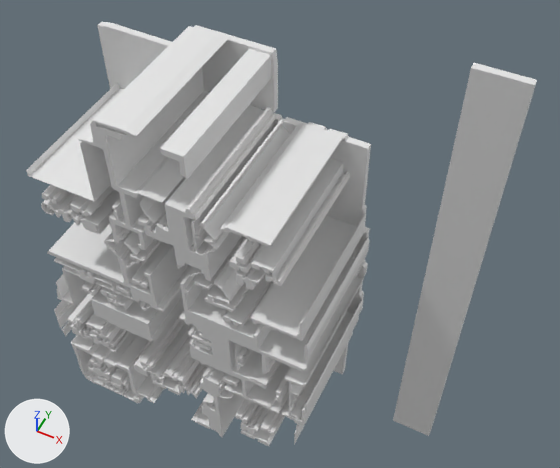
The glTF model version one/out_3d/4_5.glb, before and after one commit.
One viewpoint serves both versions: a camera (50 mm lens) standing at (11.05, -10.51, 18.71) and looking at (6.1, -0.61, 6.33). Arrows for +X, +Y and +Z are at lower left; the lights stay in place. Where no turn or scale is listed for an object, it has been applied to the vertices. Vertices at the same position are counted once.

Objects in the first picture: 'geometry_0'.
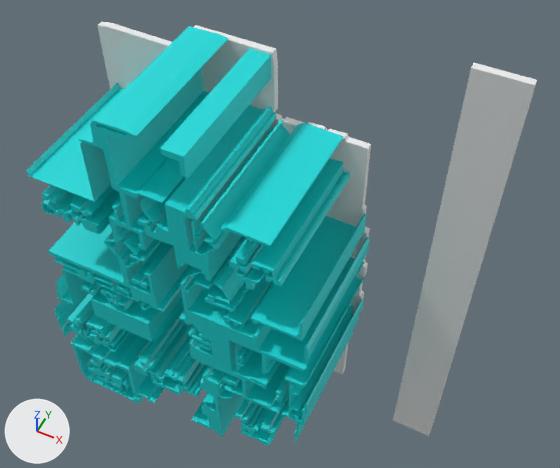
Pixel boxes (x1, y1, x2, y2) of what changed, in the pictures (560 x 468 px; the box of a moved part takes in the faces that stretch with it):
```json
{"part": 1, "of": "me_geometry_0", "change": "moved or reshaped", "before": [288, 389, 298, 416], "after": [289, 306, 354, 415]}
{"part": 2, "of": "me_geometry_0", "change": "recoloured", "before": [26, 24, 370, 446], "after": [26, 24, 370, 446], "on screen": "grey to cyan"}
```

Edits to the scene script, one JSON object a line:
```json
{"op": "add", "block": "mat_defaultmaterial", "code": ["mat_defaultmaterial = bpy.data.materials.new('DefaultMaterial')", "mat_defaultmaterial.use_nodes = True; mat_defaultmaterial.node_tree.nodes.clear()", "_N = mat_defaultmaterial.node_tree.nodes; _L = mat_defaultmaterial.node_tree.links", "n0 = _N.new('ShaderNodeOutputMaterial'); n0.name = 'Material Output'", "n1 = _N.new('ShaderNodeBsdfPrincipled'); n1.name = 'Principled BSDF'", "n2 = _N.new('ShaderNodeVertexColor'); n2.name = 'Color Attribute'", "_L.new(n1.outputs[0], n0.inputs[0])  # 'BSDF' to 'Surface'", "_L.new(n2.outputs[0], n1.inputs[0])  # 'Color' to 'Base Color'"]}
{"block": "me_geometry_0", "where": "me_geometry_0.from_pydata(...)  # 3111 vertices, 6004 faces; spans x 1.4..10.23, y -3.15..0.0, z 0.0..11.35"}
{"block": "me_geometry_0", "where": "# used by ob_geometry_0; location = (0.0, 0.0, 0.0)"}
{"block": "me_geometry_0", "change": "me_geometry_0 part 1: 4 vertices removed from x 7.59..7.62, y -3.15..-0.15, z 4.18..4.21; 4 vertices added at x 7.59..7.79, y -3.15..-0.15, z 4.18..4.19"}
{"block": "me_geometry_0", "change": "me_geometry_0 part 2: 4134 faces spanning x 1.4..10.23, y -3.15..0.0, z 0.0..11.35 switch from no material to mat_defaultmaterial"}
```
